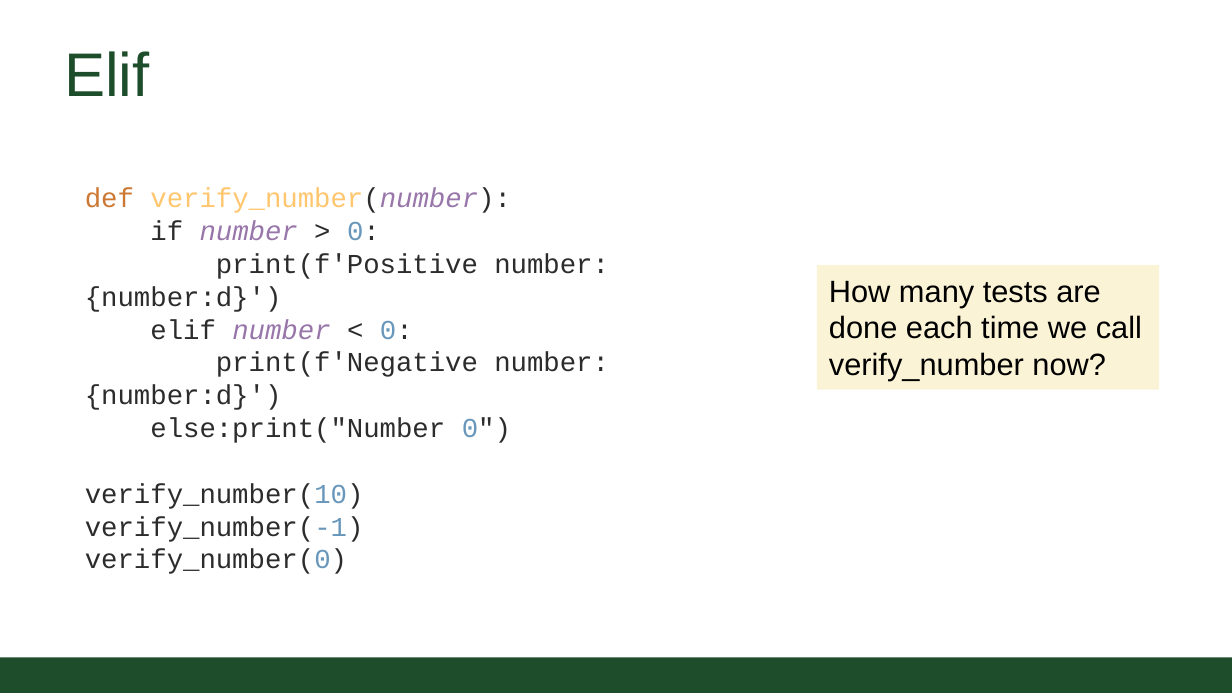
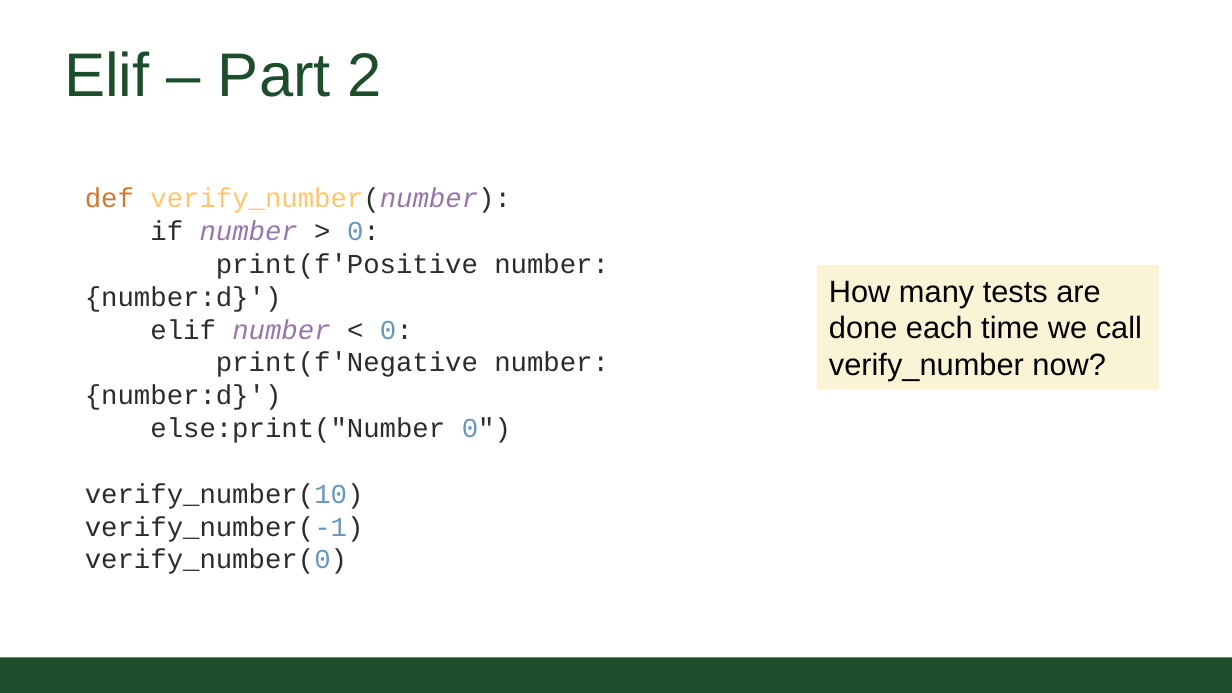
Before and after one commit to CSU-CS152/Handouts, a slide deck: slide 9 of 02_02ConditionalsCS152.pptx (slide 8 before the commit). Drawn at 1232x693 pixels with LibreOffice and Linux fonts; fonts in the diff are those of the drawing; background and template pictures are left out. Boxes give left, top, right and bottom in pixels: in the first picture for what was removed or moved away, otherwise in the second. Text is boxed around its words. In the diff, an @@ line names an element or a change of style, - is before the commit and + after.

```diff
--- a/02_02ConditionalsCS152.pptx
+++ b/02_02ConditionalsCS152.pptx
@@ title at (64,51,382,97): text changed @@
-Elif
+Elif – Part 2
```
Also in this commit, not shown: 6 other slides changed, 1 slide added, 5 other files.
